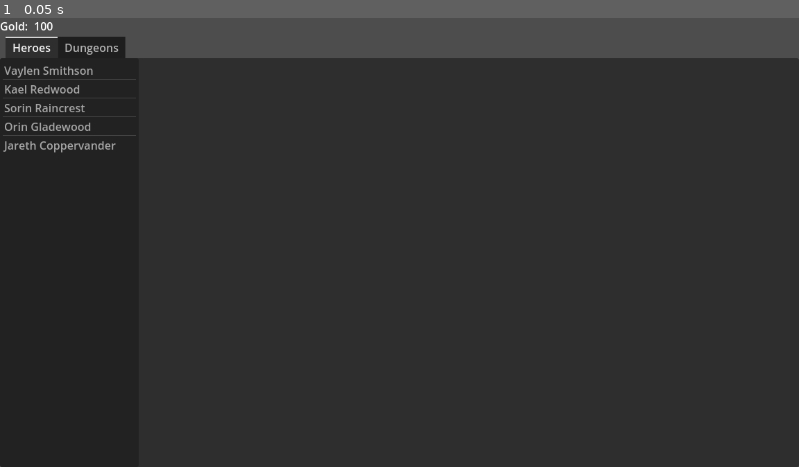
Above: before the commit, frame 1.
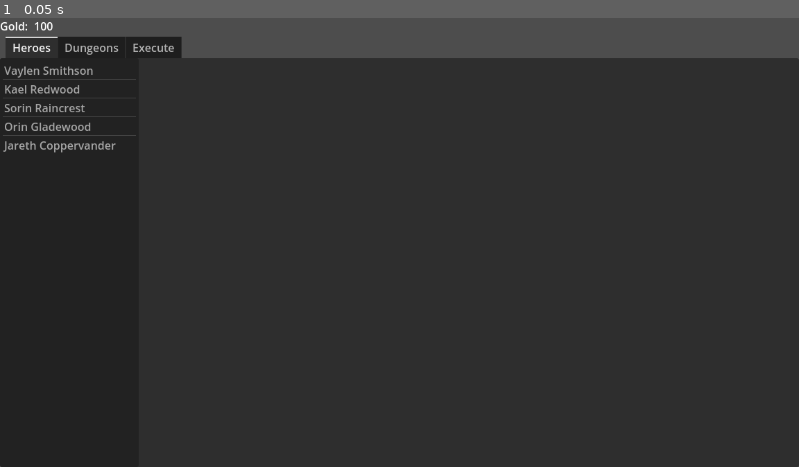
Above: after the commit, the same moment.

Repository: CloneDeath/heroes-of-diamondfall
Game: Godot game, scene res://UI/main.tscn
Same seed, same stepped clock (60 frames per second), same inputs: the game is played once before the commit and once after it. Before the commit the project starts from res://main.tscn.
Inputs:
- Up to frame 1 (0.05 s): no input

The runs differ from the first frame. In frame 1, 0.3% of the frame differs, in the area x 15-23%, y 4-9%.

Commit message:
added execute tab

Diff:
--- /dev/null
+++ b/UI/Execute/execute.tscn
@@ -0,0 +1,13 @@
+[gd_scene format=3 uid="uid://bhifegm4t0xv2"]
+
+[node name="Execute" type="CenterContainer"]
+anchors_preset = 15
+anchor_right = 1.0
+anchor_bottom = 1.0
+grow_horizontal = 2
+grow_vertical = 2
+metadata/_tab_index = 2
+
+[node name="Button" type="Button" parent="."]
+layout_mode = 2
+text = "Execute"
--- a/main.tscn
+++ b/UI/main.tscn
@@ -1,8 +1,9 @@
-[gd_scene load_steps=4 format=3 uid="uid://cgpwekqlckrvw"]
+[gd_scene load_steps=5 format=3 uid="uid://cgpwekqlckrvw"]
 
 [ext_resource type="PackedScene" uid="uid://ca2dy1xcjnc1x" path="res://UI/top_bar.tscn" id="1_ig7tw"]
 [ext_resource type="PackedScene" uid="uid://cpddwxbca8rb" path="res://UI/HeroTab/heroes.tscn" id="2_0xm2m"]
 [ext_resource type="PackedScene" uid="uid://d3x7ncygyt4w0" path="res://UI/DungeonsTab/dungeons.tscn" id="3_h2yge"]
+[ext_resource type="PackedScene" uid="uid://bhifegm4t0xv2" path="res://UI/Execute/execute.tscn" id="4_1bvp3"]
 
 [node name="Main" type="Control"]
 layout_mode = 3
@@ -34,3 +35,7 @@
 [node name="Dungeons" parent="Menu/TabContainer" instance=ExtResource("3_h2yge")]
 visible = false
 layout_mode = 2
+
+[node name="Execute" parent="Menu/TabContainer" instance=ExtResource("4_1bvp3")]
+visible = false
+layout_mode = 2
